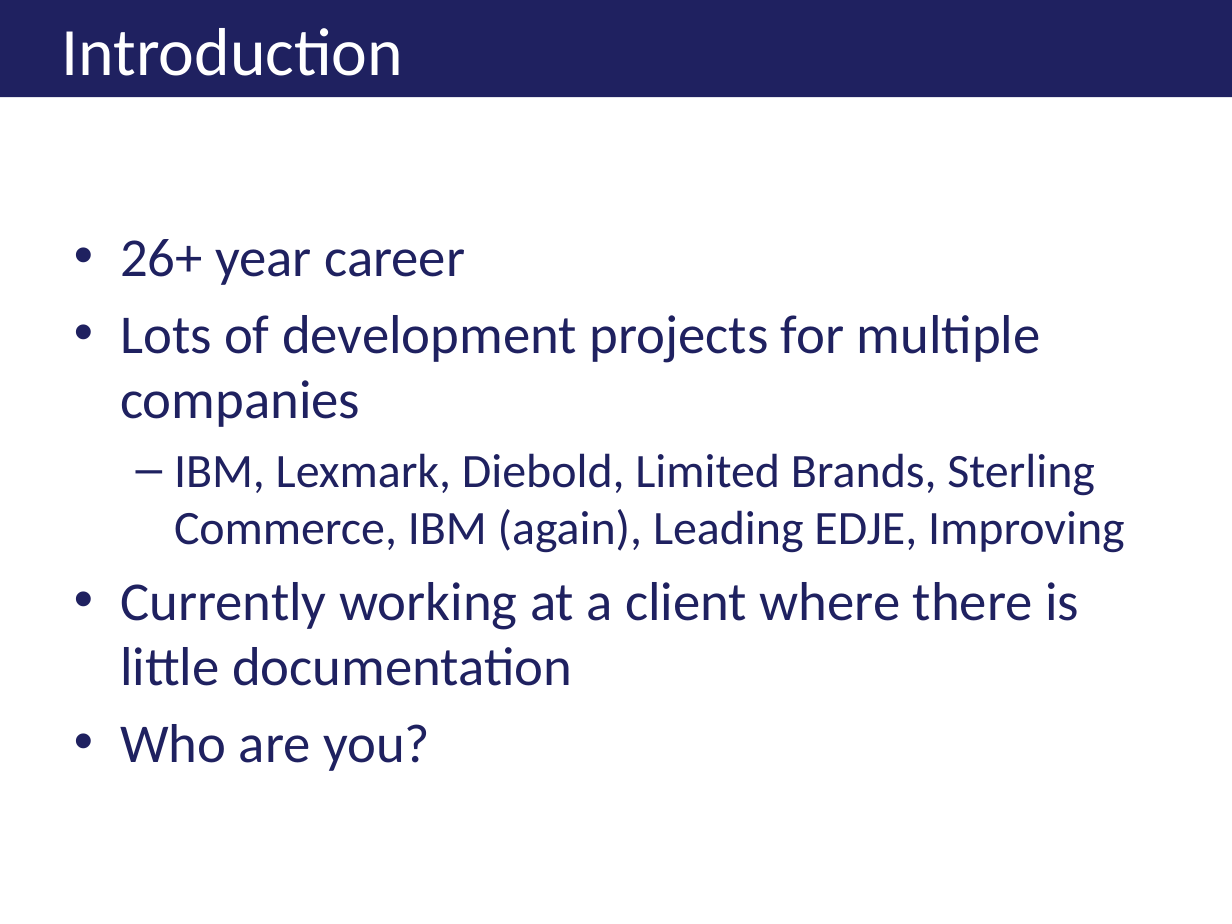
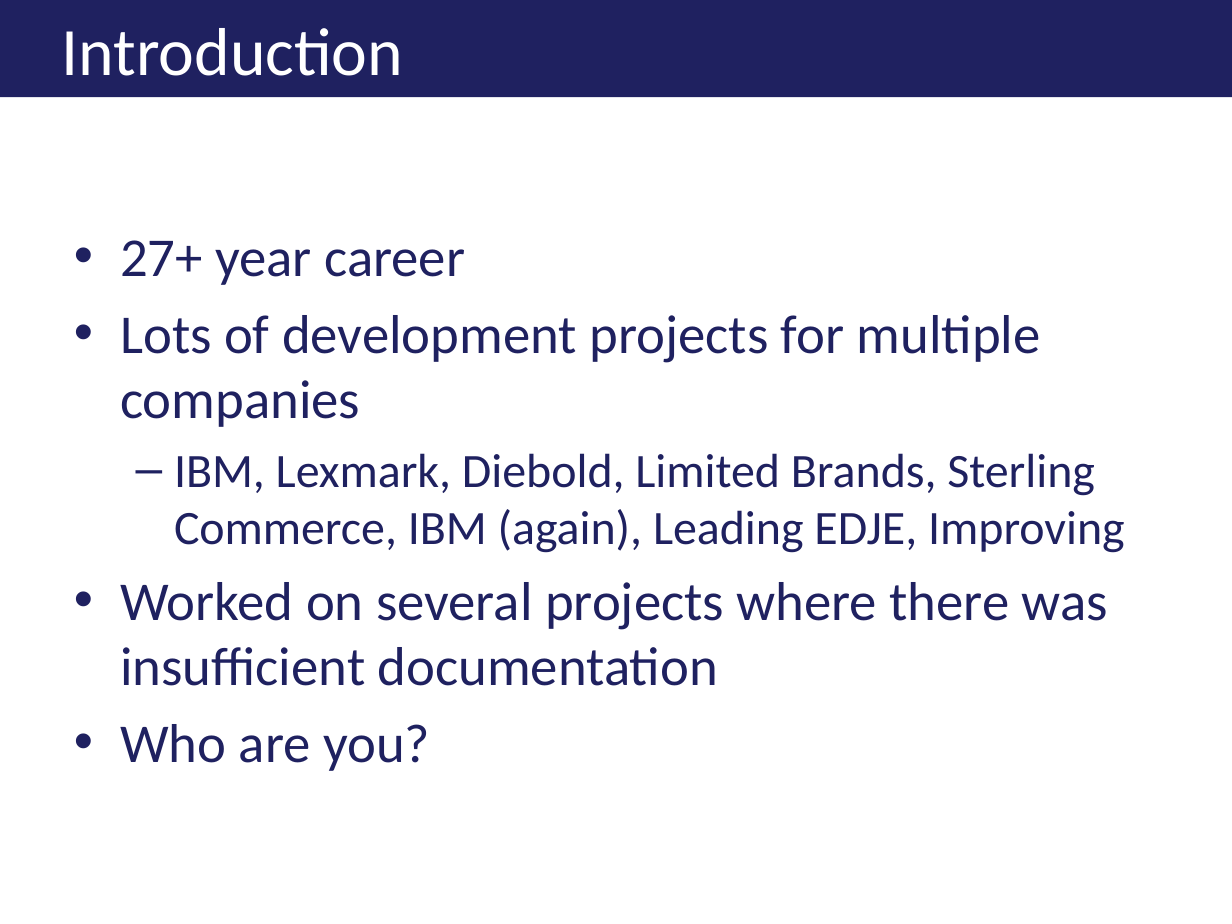
Before and after one commit to jkwuc89/Presentations, a slide deck: slide 3 of Effectively Documenting your Development Project.pptx. Drawn at 1232x924 pixels with LibreOffice and Linux fonts; fonts in the diff are those of the drawing; background and template pictures are left out. Boxes give left, top, right and bottom in pixels: in the first picture for what was removed or moved away, otherwise in the second. Text is boxed around its words. In the diff, an @@ line names an element or a change of style, - is before the commit and + after.

```diff
--- a/Effectively Documenting your Development Project.pptx
+++ b/Effectively Documenting your Development Project.pptx
@@ text at [120, 240, 465, 285]: text changed @@
-• 26+ year career
+• 27+ year career
@@ text at [120, 582, 1108, 686]: text changed @@
-• Currently working at a client where there is little documentation
+• Worked on several projects where there was insufficient documentation
```
Also in this commit, not shown: 6 other slides changed.
